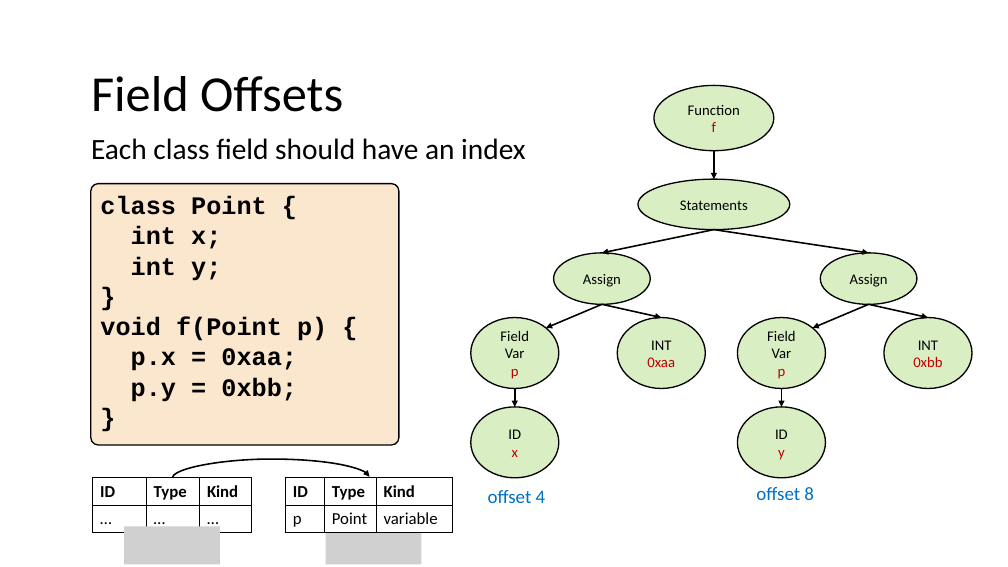
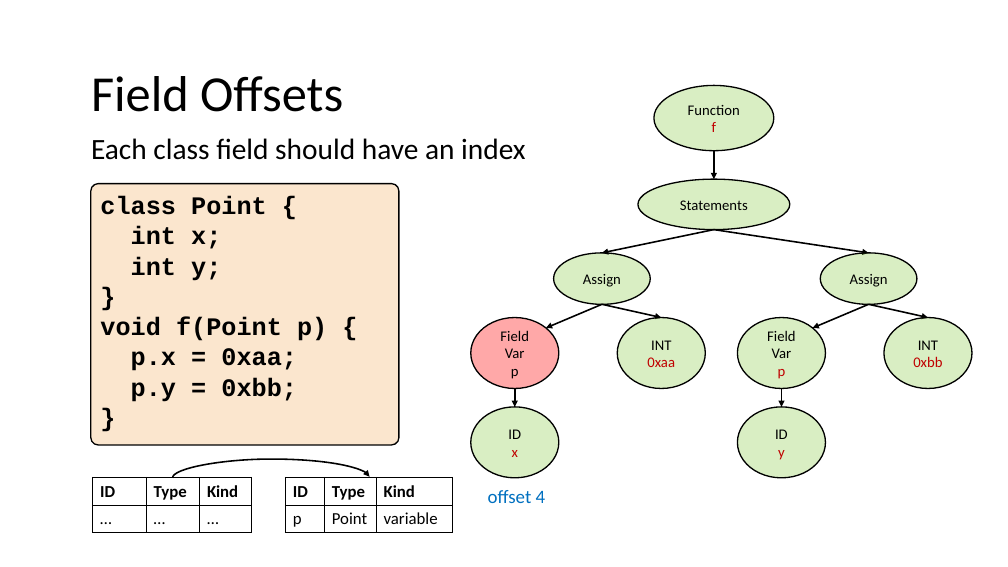
Before and after one commit to nivshani/compilation, a slide deck: slide 202 of slides/semantic.pptx (slide 200 before the commit). Drawn at 1008x567 pixels with LibreOffice and Linux fonts; fonts in the diff are those of the drawing; grey boxes stand for pictures. Boxes give left, top, right and bottom in pixels: in the first picture for what was removed or moved away, otherwise in the second. Text is boxed around its words. In the diff, an @@ line names an element or a change of style, - is before the commit and + after.

```diff
--- a/slides/semantic.pptx
+++ b/slides/semantic.pptx
@@ ellipse "Field" at (471,318,559,389): fill #92D050 at 34% opacity to #FF0000 at 34% opacity @@
@@ text in ellipse at (511,369,519,379): text colour #C00000 to #000000 in "p" @@
@@ text removed at (756,487,814,500) @@
-offset 8
@@ picture removed at (124,526,220,564) @@
@@ picture removed at (326,526,422,564) @@
```
Also in this commit, not shown: 23 other slides changed, 6 slides added, 1 other file.
